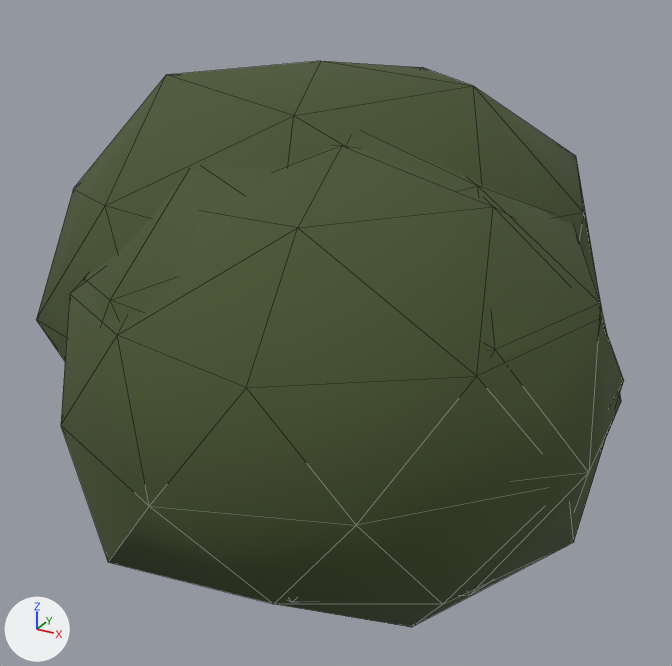
What one commit did to the glTF model assets/3d/final/prop_bush_a.glb.
The view is the same before and after, from a camera (50 mm lens) standing at (0.589, -0.775, 0.649) and looking at (0.106, 0.104, 0.21). Lighting does not change. The marker at lower left points along +X, +Y and +Z. The picture after the commit comes second. Mesh edges are drawn as thin lines. Vertices at exactly the same position are counted once.

The first picture shows 'bsa_lobe0', 'bsa_lobe1', 'bsa_lobe2'.
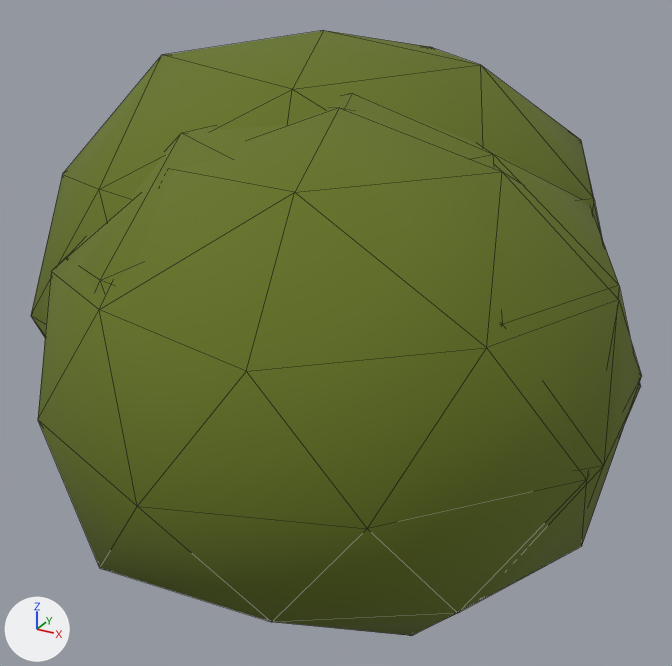
Changed parts and their boxes [x1, y1, x2, y2] in the pictures (672 x 666 px):
'bsa_lobe1', recoloured, reshaped (7% wider, 10% taller): before [61, 145, 624, 627]; after [38, 108, 642, 636]
'bsa_lobe2', recoloured, reshaped: before [36, 61, 602, 361]; after [31, 30, 602, 337]
'bsa_lobe0', recoloured, reshaped: before [84, 134, 621, 602]; after [71, 94, 640, 503]

Patch to the scene script:
```diff
--- a/assets/3d/final/prop_bush_a.glb.py
+++ b/assets/3d/final/prop_bush_a.glb.py
@@ mat_foliage_medium @@
+mat_foliage_medium = principled_material('foliage_medium')
+mat_foliage_medium.base_color = (0.127, 0.171, 0.0123)  # dark green #64731d
+mat_foliage_medium.roughness = 0.93
@@ me_icosphere_074 @@
 # used by ob_bsa_lobe0; location = (0.0, 0.0, 0.0)
-me_icosphere_074.from_pydata(...)  # 42 vertices, 80 faces; spans x -0.126..0.449, y -0.246..0.329, z -0.013..0.463
-me_icosphere_074.materials.append(mat_dark_foliage)  # dark green #46532d
+me_icosphere_074.from_pydata(...)  # 42 vertices, 80 faces; spans x -0.143..0.46, y -0.266..0.347, z -0.03..0.497
+# me_icosphere_074 part 1: 42 of 42 vertices moved; they spanned x -0.126..0.449, y -0.246..0.329, z -0.013..0.463 and now span x -0.143..0.46, y -0.266..0.347, z -0.03..0.497; mean shift (-0.001, 0.0, 0.011)
+me_icosphere_074.materials.append(mat_foliage_medium)  # dark green #64731d
@@ me_icosphere_075 @@
 # used by ob_bsa_lobe1; location = (0.0, 0.0, 0.0)
-me_icosphere_075.from_pydata(...)  # 42 vertices, 80 faces; spans x -0.115..0.439, y -0.288..0.315, z -0.026..0.455
-me_icosphere_075.materials.append(mat_dark_foliage)  # dark green #46532d
+me_icosphere_075.from_pydata(...)  # 42 vertices, 80 faces; spans x -0.133..0.454, y -0.305..0.328, z -0.039..0.491
+# me_icosphere_075 part 2: 42 of 42 vertices moved; they spanned x -0.115..0.439, y -0.288..0.315, z -0.026..0.455 and now span x -0.133..0.454, y -0.305..0.328, z -0.039..0.491; mean shift (-0.001, 0.0, 0.012)
+me_icosphere_075.materials.append(mat_foliage_medium)  # dark green #64731d
@@ me_icosphere_076 @@
 # used by ob_bsa_lobe2; location = (0.0, 0.0, 0.0)
-me_icosphere_076.from_pydata(...)  # 42 vertices, 80 faces; spans x -0.276..0.372, y -0.173..0.509, z -0.044..0.504
-me_icosphere_076.materials.append(mat_dark_foliage)  # dark green #46532d
+me_icosphere_076.from_pydata(...)  # 42 vertices, 80 faces; spans x -0.284..0.384, y -0.178..0.525, z -0.054..0.538
+# me_icosphere_076 part 3: 42 of 42 vertices moved; they spanned x -0.276..0.372, y -0.173..0.509, z -0.044..0.504 and now span x -0.284..0.384, y -0.178..0.525, z -0.054..0.538; mean shift (0.001, 0.0, 0.008)
+me_icosphere_076.materials.append(mat_foliage_medium)  # dark green #64731d
```
